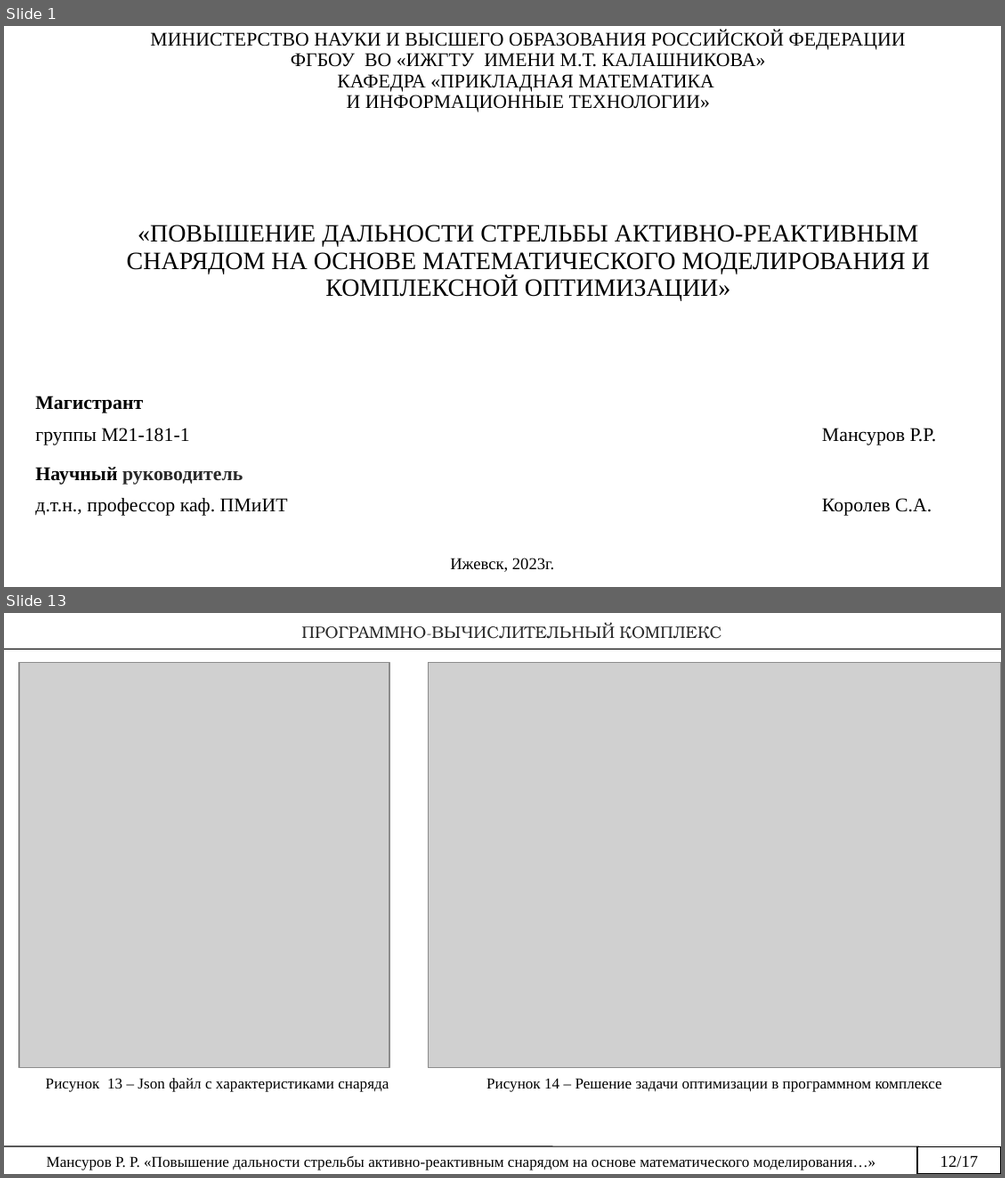
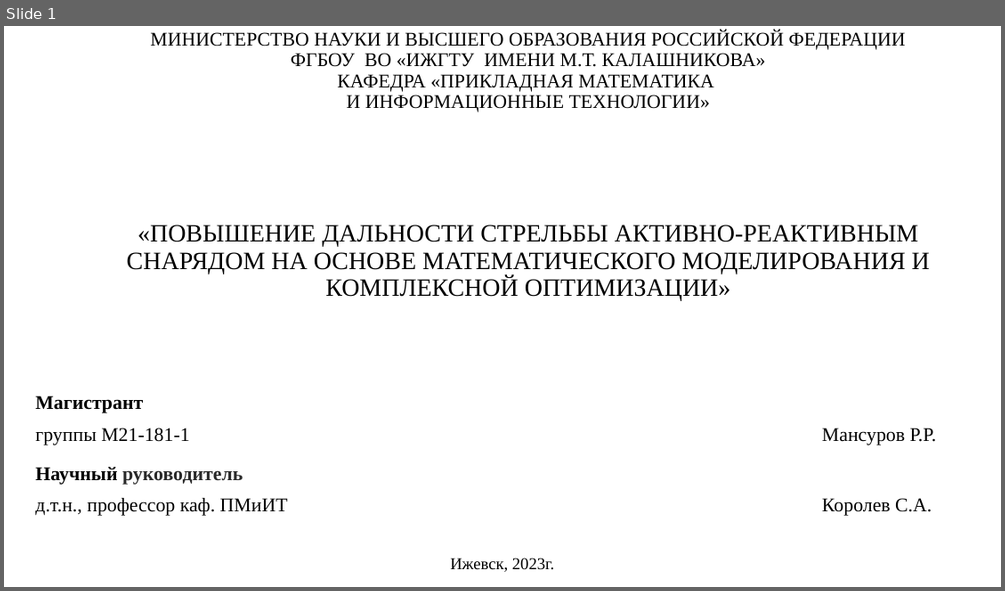
Before and after one commit to rustam-mansurov/cats, a slide deck: Диссертация/Мансуров Презентация.pptx. Shown one above the other, each under a label of ours: slides 1 and 13 before the commit, slide 1 after it; the slides between them are not shown. The pictures are 1005x1178 and 1005x591 pixels, drawn with LibreOffice and Linux fonts; fonts in the diff are those of the drawing; grey boxes stand for pictures. Boxes give left, top, right and bottom in pixels: in the first picture for what was removed or moved away, otherwise in the second. Text is boxed around its words. In the diff, an @@ line names an element or a change of style, - is before the commit and + after.

```diff
--- a/Диссертация/Мансуров Презентация.pptx
+++ b/Диссертация/Мансуров Презентация.pptx
@@ slide 13 removed at (4, 613, 1001, 1174), background #FFFFFF @@
@@ text removed at (301, 623, 721, 639) @@
-ПРОГРАММНО-ВЫЧИСЛИТЕЛЬНЫЙ КОМПЛЕКС
@@ line removed from (4, 649) to (1001, 649) @@
@@ picture removed at (19, 662, 389, 1067) @@
@@ picture removed at (428, 663, 1001, 1068) @@
@@ text removed at (46, 1078, 388, 1092) @@
-Рисунок 13 – Json файл с характеристиками снаряда
@@ text removed at (486, 1078, 942, 1092) @@
-Рисунок 14 – Решение задачи оптимизации в программном комплексе
@@ line removed from (4, 1146) to (919, 1146) @@
@@ rectangle removed at (917, 1146, 1001, 1173) @@
@@ rectangle removed at (917, 1146, 1001, 1173) @@
-12/17
@@ text removed at (47, 1156, 876, 1170) @@
-Мансуров Р. Р. «Повышение дальности стрельбы активно-реактивным снарядом на основе математического моделирования…»
```
Also in this commit, not shown: 13 slides changed, 1 slide added, 6 other slides removed, 16 other files.
